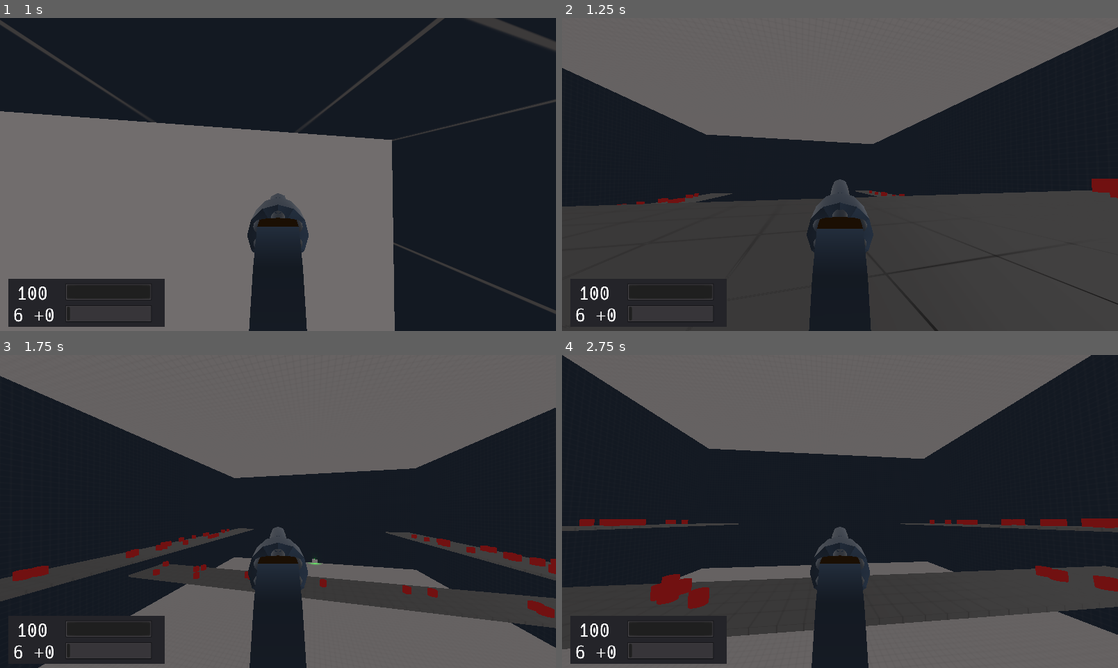
Above: before the commit, frames 1-4 (two rows, left to right).
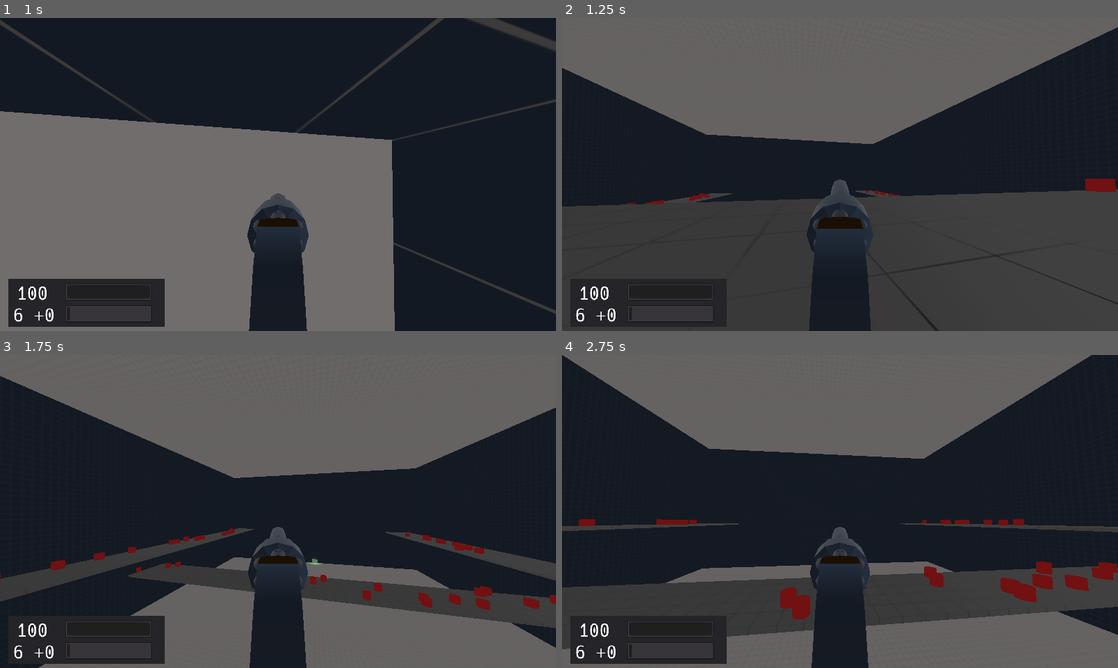
Above: after the commit, the same moments.

Repository: duckinator/keress
Game: Godot game, scene res://levels/Level_003.tscn
Same seed, same stepped clock (60 frames per second), same inputs: the game is played once before the commit and once after it. This scene is started directly instead of the project's main scene.
Inputs (mouse positions are in pixels of both pictures, inside the frame that each line leads up to):
- Up to frame 1 (1 s): tap Enter (ui_accept) at 0.5 s; move the mouse to (305, 174) at 0.52 s; press the mouse at (305, 174) at 0.53 s; hold W (movement_forward) from 0.53 s (still down); tap Space (movement_jump) at 0.77 s
- Up to frame 2 (1.25 s): keep holding W (movement_forward)
- Up to frame 3 (1.75 s): keep holding W (movement_forward); move the mouse to (250, 511) at 1.27 s; release the mouse at (250, 511) at 1.28 s; right-click (250, 511) at 1.35 s; tap Space (movement_jump) at 1.52 s
- Up to frame 4 (2.75 s): keep holding W (movement_forward); move the mouse to (851, 505) at 2.02 s; tap Shift (movement_crouch) at 2.1 s

Frame 1 is identical in both runs. In frame 2, 0.3% of the frame differs, in the area x 1-100%, y 4-61%; in frame 3, 1.9%; in frame 4, 3.0%, in the area x 0-100%, y 0-94%.

Commit message:
Split enemy spawning into a separate Entities thing.

Diff:
--- /dev/null
+++ b/src/Enemies.gd
@@ -0,0 +1,46 @@
+extends Node
+
+func spawn(pos):
+	var map = get_tree().current_scene
+	var scene = load("res://enemies/enemy1/Enemy1.tscn").instance()
+	map.add_child(scene)
+	scene.translate(pos)
+	map.mobs.append(scene)
+	scene.navigation = map.get_node('Navigation')
+	scene.player = map.get_node('Player')
+	connect("noise", scene, "heard_noise")
+
+func remove_adjacent(available, dimensions, pos):
+	var x_spacing = clamp(dimensions.x / 4, 1, 8)
+	var y_spacing = clamp(dimensions.y / 4, 1, 8)
+	for item in available:
+		if (abs(item.x - pos.x) < x_spacing) or (abs(item.y - pos.y) < x_spacing):
+			available.remove(available.find(item))
+
+func horde_coords(dimensions, horde_size):
+	var available = []
+	for x in range(0, int(dimensions.x)):
+		for z in range(0, int(dimensions.y)):
+			available.append(Vector2(x, z))
+
+	var coords = []
+	for idx in range(0, horde_size):
+		if len(available) == 0:
+			break
+		var pos = available[rand_range(0, len(available))]
+		available.remove(available.find(pos))
+		remove_adjacent(available, dimensions, pos)
+		coords.append(pos)
+	return coords
+
+func spawn_horde(center, dimensions, horde_size=null):
+	if horde_size == null:
+		horde_size = 9
+
+	var coords = horde_coords(dimensions, horde_size)
+
+	for idx in range(0, len(coords)):
+		var pos2d = coords[idx]
+		var pos = Vector3(center.x + pos2d.x, center.y, center.z + pos2d.y)
+		Console.log("MOB AT: " + str(pos))
+		spawn(pos)
--- a/src/levels/Level_003.gd
+++ b/src/levels/Level_003.gd
@@ -5,16 +5,16 @@
 var mobs = []
 func _ready():
 	# $Platform
-	spawn_horde(Vector3(-56, 3, 40), Vector2(30, 100), 3)
-	spawn_horde(Vector3(-56, 3, -180), Vector2(30, 100), 3)
+	Enemies.spawn_horde(Vector3(-56, 3, 40), Vector2(30, 100), 3)
+	Enemies.spawn_horde(Vector3(-56, 3, -180), Vector2(30, 100), 3)
 
 	# $Platform_Left
-	spawn_horde(Vector3(-370, -27, 150), Vector2(280, 30), 20)
+	Enemies.spawn_horde(Vector3(-370, -27, 150), Vector2(280, 30), 20)
 	# $Platform_Right
-	spawn_horde(Vector3(-370, -27, -180), Vector2(280, 30), 20)
+	Enemies.spawn_horde(Vector3(-370, -27, -180), Vector2(280, 30), 20)
 
 	# $Platform_Mid
-	spawn_horde(Vector3(-220, -55, -182), Vector2(30, 400), 16)
+	Enemies.spawn_horde(Vector3(-220, -55, -182), Vector2(30, 400), 16)
 
 func player_noise(trans, sound, loudness):
 	trans = trans.round()
@@ -35,47 +35,3 @@
 func mob_died(mob):
 	mobs.remove(mobs.find(mob))
 	mob.cleanup()
-
-func spawn_enemy(pos):
-	var scene = load("res://enemies/enemy1/Enemy1.tscn").instance()
-	add_child(scene)
-	scene.translate(pos)
-	mobs.append(scene)
-	scene.navigation = $Navigation
-	scene.player = $Player
-	connect("noise", scene, "heard_noise")
-
-func remove_adjacent(available, dimensions, pos):
-	var x_spacing = clamp(dimensions.x / 4, 1, 8)
-	var y_spacing = clamp(dimensions.y / 4, 1, 8)
-	for item in available:
-		if (abs(item.x - pos.x) < x_spacing) or (abs(item.y - pos.y) < x_spacing):
-			available.remove(available.find(item))
-
-func horde_coords(dimensions, horde_size):
-	var available = []
-	for x in range(0, int(dimensions.x)):
-		for z in range(0, int(dimensions.y)):
-			available.append(Vector2(x, z))
-
-	var coords = []
-	for idx in range(0, horde_size):
-		if len(available) == 0:
-			break
-		var pos = available[rand_range(0, len(available))]
-		available.remove(available.find(pos))
-		remove_adjacent(available, dimensions, pos)
-		coords.append(pos)
-	return coords
-
-func spawn_horde(center, dimensions, horde_size=null):
-	if horde_size == null:
-		horde_size = 9
-
-	var coords = horde_coords(dimensions, horde_size)
-
-	for idx in range(0, len(coords)):
-		var pos2d = coords[idx]
-		var pos = Vector3(center.x + pos2d.x, center.y, center.z + pos2d.y)
-		Console.log("MOB AT: " + str(pos))
-		spawn_enemy(pos)
--- a/src/project.godot
+++ b/src/project.godot
@@ -27,6 +27,7 @@
 Console="*res://Console.gd"
 Keyboard="*res://Keyboard.gd"
 Map="*res://Map.gd"
+Enemies="*res://Enemies.gd"
 
 [display]
 
